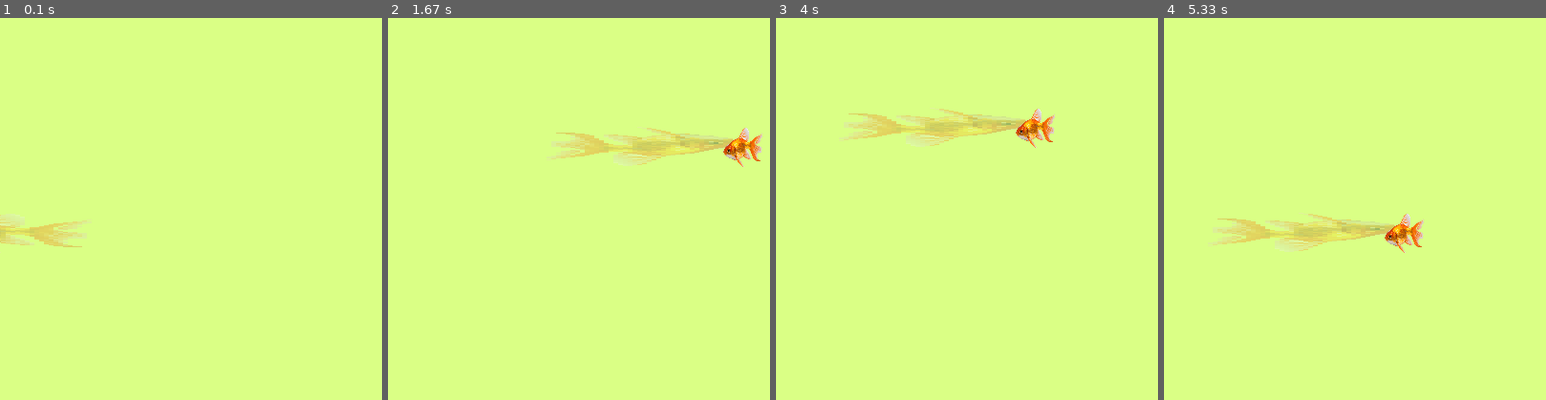
Above: before the commit, frames 1-4 (left to right).
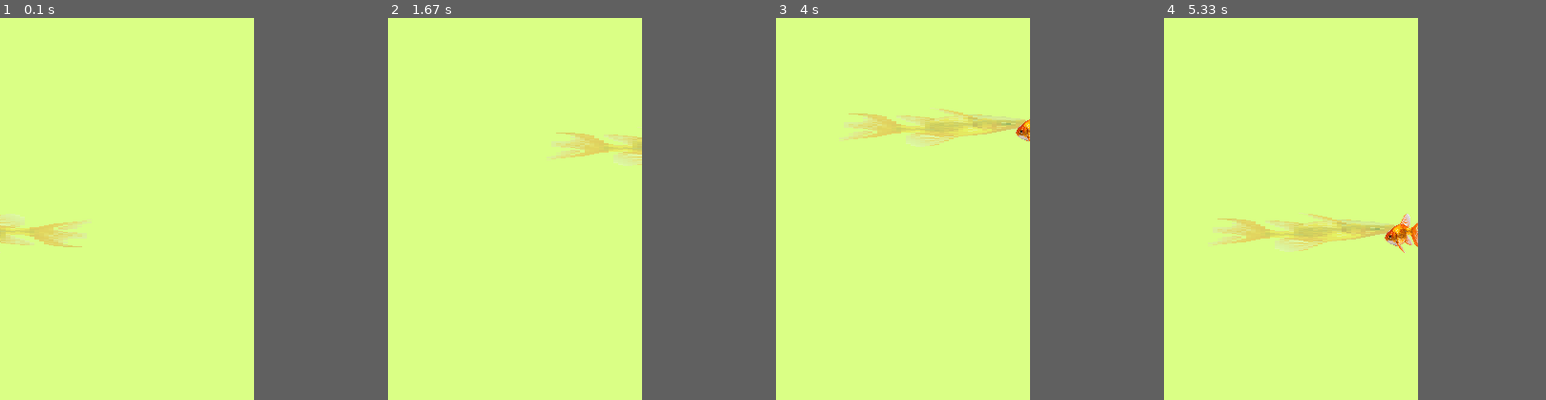
Above: after the commit, the same moments.

Repository: aurlaw0809/MazeGameOfSomeSort
Game: pygame game, started from trialpt4.py
Same seed, same stepped clock (60 frames per second), same inputs: the game is played once before the commit and once after it.
Inputs:
- Up to frame 1 (0.1 s): no input
- Up to frame 2 (1.67 s): hold D 0.33-0.8 s; hold W 0.83-1.13 s; tap Space at 0.9, 1.23, 1.53 s; hold D 1.17-1.63 s
- Up to frame 3 (4 s): hold A 1.67-2.2 s; tap Space at 1.73, 2.03, 2.3, 2.63, 2.93, 3.07, 3.47, 3.77 s; hold S 2.23-2.53 s; hold A 2.57-2.97 s; hold W 3-3.37 s; hold D from 3.4 s (still down)
- Up to frame 4 (5.33 s): release D at 4.03 s; hold S 4.07-4.43 s; tap Space at 4.13, 4.53, 4.83, 5.03 s; hold A 4.47-4.93 s; hold D from 4.97 s (still down)
The pictures show only the part of the screen within x 42-92%, y 0-50%; the shares and areas given below are measured in that part.
In our replay, the window is 800x800 before the commit and 600x600 after it. These sizes can differ from the game's own. Grey fills any space a smaller window leaves; there, only what the larger window draws over its background counts as a difference.

The runs differ from the first frame. In frame 1, only the window size differs. In frame 2, 1.5% of the frame differs, in the area x 66-98%, y 28-39%; in frame 3, 0.4%; in frame 4, less than 0.1%.

Commit message:
tryoing to make OOP?

Diff:
--- /dev/null
+++ b/controller.py
@@ -0,0 +1,35 @@
+from objects import Object, Character
+import pygame
+
+class Game:
+    def __init__(self):
+        self.characters = []
+        self.backgrounds = []
+
+    def check_collisions(self, pos):
+        for thing in self.backgrounds:
+            if thing.pos == pos:
+                if thing.solid:
+                    return True
+                else:
+                    return False
+        return True
+    #true = there IS a collision
+
+    def move_character(self, character, key):
+        mv = False
+        new_pos = character.find_next_location(key)
+        if not self.check_collisions(new_pos):
+            character.move(key)
+            mv = True
+        return mv
+
+    def switch_with_shadow(self, character):
+        if character.get_shadow_direction() % 45 == 0:
+
+        move_vector = pygame.Vector2(1, 0).rotate(character.get_shadow_direction())
+        distance = character.get_size * (character.get_shadow_length - 1)
+
+        character.move_by_vector(move_vector)
+
+        character.update_shadow_direction(180)
--- /dev/null
+++ b/objects.py
@@ -0,0 +1,59 @@
+from pygame import key
+
+
+class Object:
+    def __init__(self, controller, name, pos, solid, size):
+        self.controller = controller
+        self.name = name
+        self.pos = pos
+        self.solid = solid
+        self.size = size
+
+    def __repr__(self):
+        return f'name: {self.name}, pos: {self.pos}, solid: {self.solid}'
+
+    def is_solid(self):
+        return self.solid
+
+    def get_size(self):
+        return self.size
+
+
+class Character(Object):
+    def __init__(self, controller, name, pos, solid, size, speed, s_length):
+        super().__init__(controller, name, pos, solid, size)
+
+        self.speed = speed
+        self.s_direction = 0
+        self.rotating_clock = False
+        self.rotating_aclock = False
+        self.s_length = s_length
+
+    def __repr__(self):
+        return f'name: {self.name}, pos: {self.pos}, solid: {self.solid}, size: {self.size}, speed: {self.speed}'
+
+    def get_shadow_direction(self):
+        return self.s_direction
+
+    def get_shadow_length(self):
+        return self.s_length
+
+    def update_shadow_direction(self, angle):
+        self.s_direction = (self.s_direction + angle) % 360
+
+    def find_next_location(self, key):
+        if key.upper() == 'W':
+            return self.pos[0], self.pos[1] + self.speed
+        elif key.upper() == 'A':
+            return self.pos[0] - self.speed, self.pos[1]
+        elif key.upper() == 'S':
+            return self.pos[0], self.pos[1] - self.speed
+        elif key.upper() == 'D':
+            return self.pos[0] + self.speed, self.pos[1]
+        return None
+
+    def move(self, key):
+        self.pos = self.find_next_location(key)
+
+    def move_by_vector(self, vector):
+        self.pos = self.pos[0] + vector.x, self.pos[1] + vector.y
--- a/trialpt4.py
+++ b/trialpt4.py
@@ -5,7 +5,7 @@
 #---------------------------------------------------------------------------------------------------------------------------------------------------------------
 #setup of window
 
-WIDTH, HEIGHT = 800, 800
+WIDTH, HEIGHT = 600, 600
 screen = pygame.display.set_mode((WIDTH, HEIGHT))
 
 clock = pygame.time.Clock()
